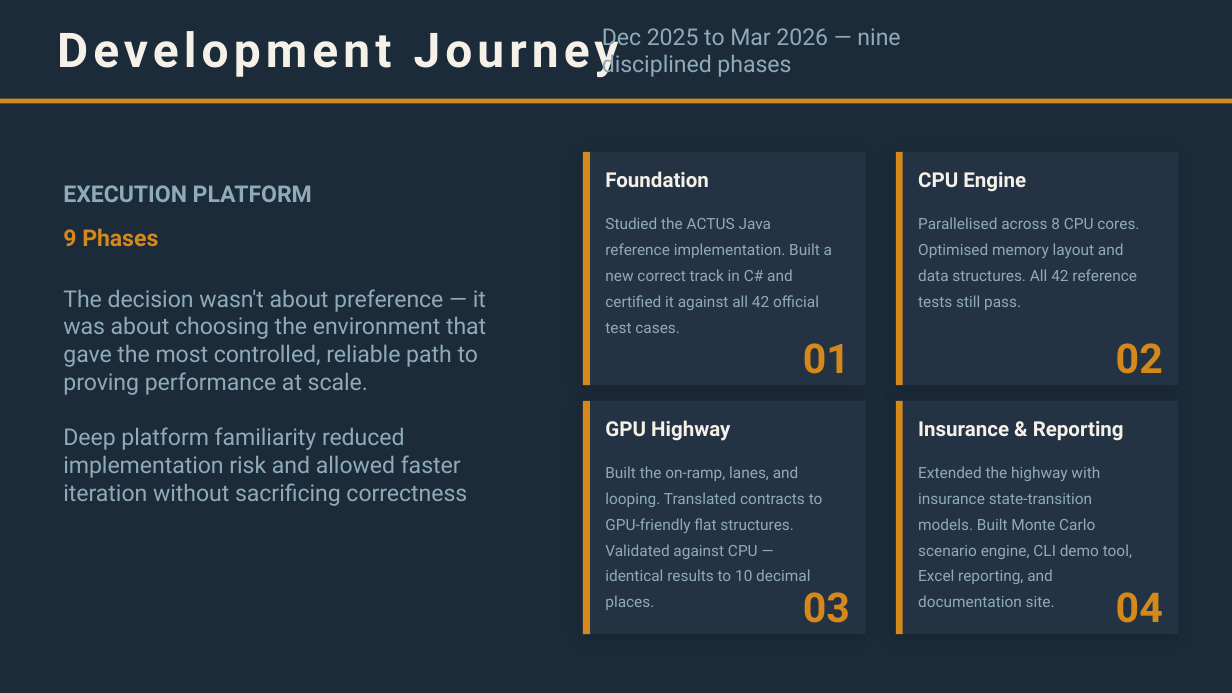
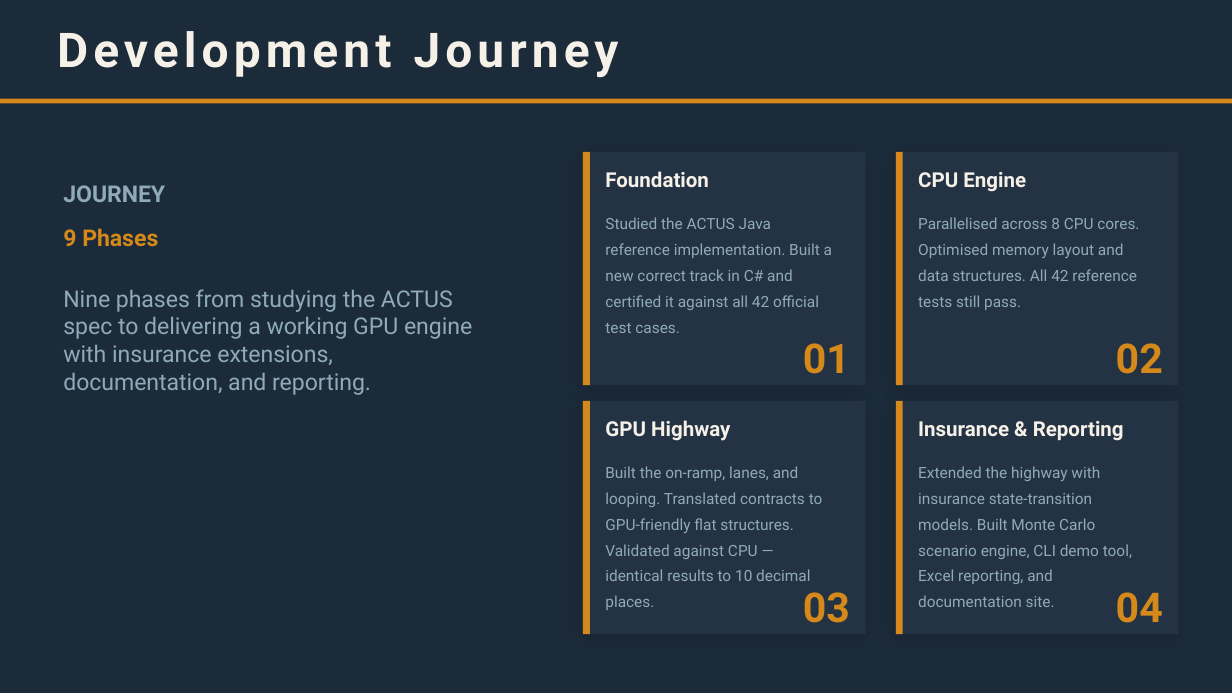
Before and after one commit to FransVanEk/Actus-Insurance.Documentation, a slide deck: slide 5 of public/downloads/Hackathon-GPU-Presentation.pptx. Drawn at 1232x693 pixels with LibreOffice and Linux fonts; fonts in the diff are those of the drawing; background and template pictures are left out. Boxes give left, top, right and bottom in pixels: in the first picture for what was removed or moved away, otherwise in the second. Text is boxed around its words. In the diff, an @@ line names an element or a change of style, - is before the commit and + after.

```diff
--- a/public/downloads/Hackathon-GPU-Presentation.pptx
+++ b/public/downloads/Hackathon-GPU-Presentation.pptx
@@ text removed at [602,28,900,77] @@
-Dec 2025 to Mar 2026 — nine
-disciplined phases
@@ text at [63,185,312,202]: text changed @@
-EXECUTION PLATFORM
+JOURNEY
@@ text at [63,289,472,395]: text changed @@
-The decision wasn't about preference — it was about choosing the environment that gave the most controlled, reliable path to proving performance at scale.
-Deep platform familiarity reduced implementation risk and allowed faster iteration without sacrificing correctness
+Nine phases from studying the ACTUS spec to delivering a working GPU engine with insurance extensions, documentation, and reporting.
```
Also in this commit, not shown: 2 other slides changed, 17 other files.
